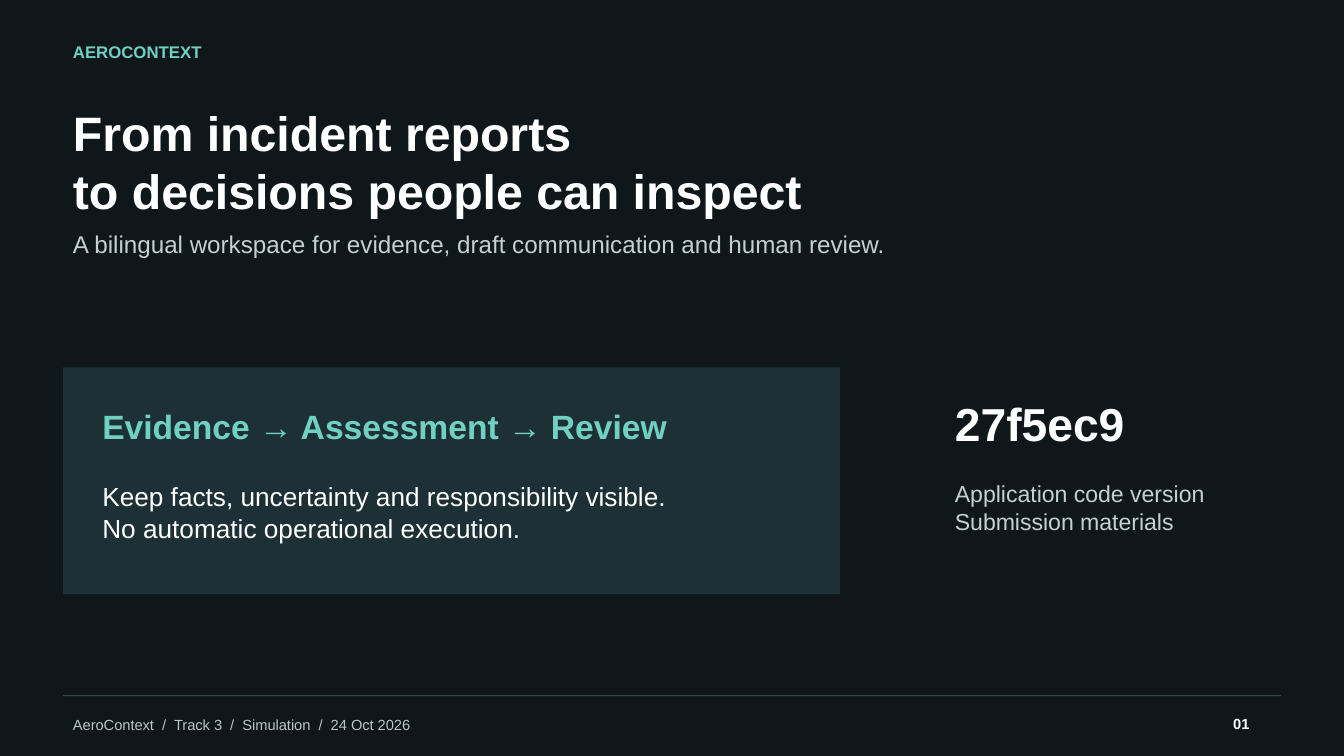
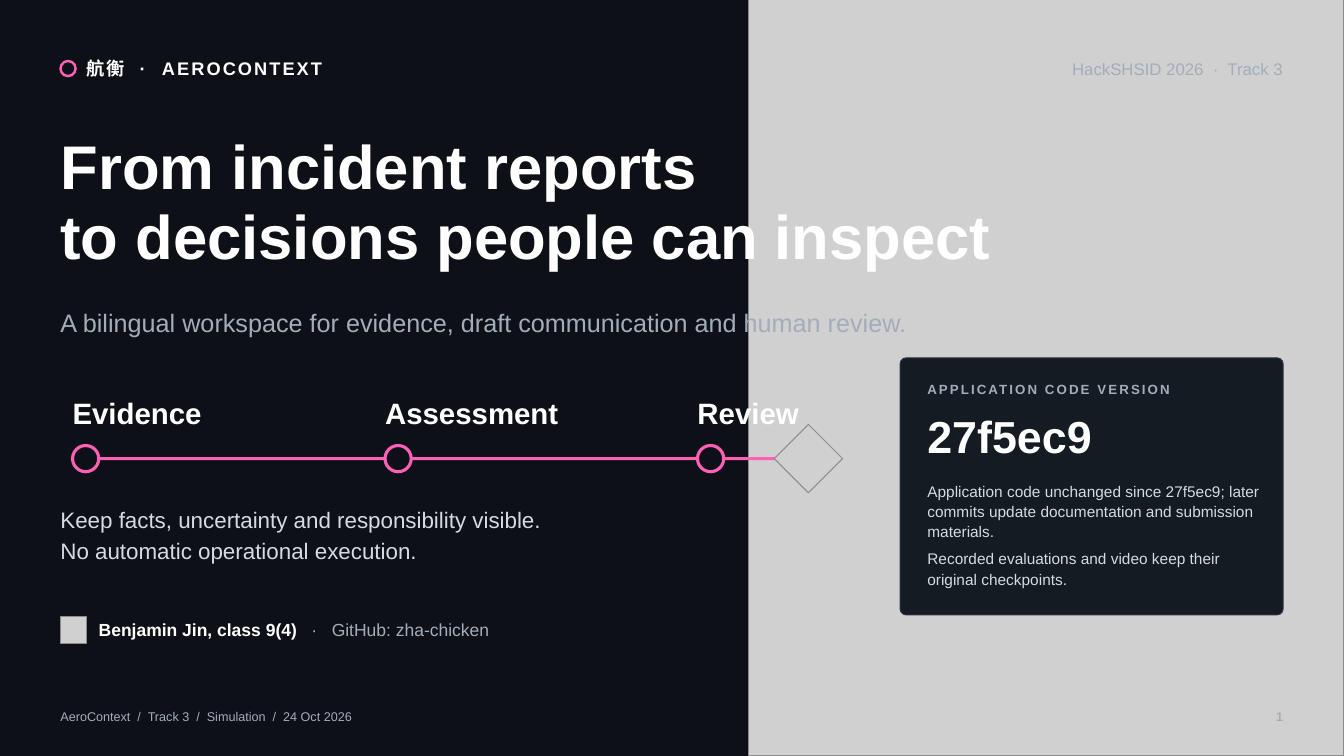
Before and after one commit to zha-chicken/runway-incident-workspace, a slide deck: slide 1 of submission/D01-client-presentation.pptx. Drawn at 1344x756 pixels with LibreOffice and Linux fonts; fonts in the diff are those of the drawing; grey boxes stand for pictures. Boxes give left, top, right and bottom in pixels: in the first picture for what was removed or moved away, otherwise in the second. Text is boxed around its words. In the diff, an @@ line names an element or a change of style, - is before the commit and + after.

```diff
--- a/submission/D01-client-presentation.pptx
+++ b/submission/D01-client-presentation.pptx
@@ background #10171B to #0D1117 @@
@@ picture added at [749, 0, 1344, 756] @@
@@ text removed at [73, 46, 202, 58] @@
-AEROCONTEXT
@@ text added at [87, 59, 322, 77], 13 pt, text #FFFFFF, bold @@
+航衡 · AEROCONTEXT
@@ text "HackSHSID 2026 · Track 3" at [1072, 63, 1282, 75]: vertical alignment top to middle @@
@@ ellipse added at [60, 60, 76, 76], outline #FF5FB5 1.75 pt @@
@@ text at [1072, 63, 1282, 75]: text changed; size 10.5 to 12 pt; text colour #B9C5C9 to #A3ADBA @@
-AeroContext / Track 3 / Simulation / 24 Oct 2026
+HackSHSID 2026 · Track 3
@@ title "From incident reports": place and size @@
-title "From incident reports" at [73, 116, 802, 219]
+title "From incident reports" at [60, 144, 990, 271]
@@ title "From incident reports" at [60, 144, 990, 271]: size 34.5 to 44 pt; line spacing 1 to 0.95 @@
@@ text "A bilingual workspace for evidence, ...": place and size @@
-text "A bilingual workspace for evidence, ..." at [73, 235, 884, 258]
+text "A bilingual workspace for evidence, ..." at [60, 312, 906, 338]
@@ text "A bilingual workspace for evidence, ..." at [60, 312, 906, 338]: size 17.2 to 18 pt, text colour #C3D0D4 to #A3ADBA; more space between paragraphs @@
@@ rounded rectangle added at [900, 358, 1284, 615], fill #151B23, outline #2A3442 0.75 pt @@
@@ rectangle removed at [63, 368, 840, 595] @@
@@ text added at [73, 402, 202, 425], 21 pt, text #FFFFFF, bold @@
+Evidence
@@ text at [385, 403, 558, 425]: text changed; size 24 to 21 pt; text colour #70D1C3 to #FFFFFF @@
-Evidence → Assessment → Review
+Assessment
@@ text added at [697, 401, 798, 430], 21 pt, text #FFFFFF, bold @@
+Review
@@ text "27f5ec9": place and size @@
-text "27f5ec9" at [955, 407, 1124, 442]
+text "27f5ec9" at [927, 420, 1091, 454]
@@ text "27f5ec9" at [927, 420, 1091, 454]: size 33 to 32 pt @@
@@ ellipse added at [73, 446, 99, 472], fill #0D1117, outline #FF5FB5 2.25 pt @@
@@ ellipse added at [385, 446, 411, 472], fill #0D1117, outline #FF5FB5 2.25 pt @@
@@ ellipse added at [698, 446, 724, 472], fill #0D1117, outline #FF5FB5 2.25 pt @@
@@ picture added at [774, 425, 843, 493] @@
@@ line added from (86, 459) to (781, 459), #FF5FB5 2.25 pt @@
@@ text "Keep facts, uncertainty and responsibility ...": place and size @@
-text "Keep facts, uncertainty and responsibility ..." at [102, 487, 666, 544]
+text "Keep facts, uncertainty and responsibility ..." at [60, 511, 540, 564]
@@ text "Keep facts, uncertainty and responsibility ..." at [60, 511, 540, 564]: size 18.8 to 16 pt, text colour #FFFFFF to #D5DBE3; line spacing 1 to 1.15 @@
@@ text at [927, 486, 1040, 500]: text changed; size 16.5 to 9.5 pt; text colour #C3D0D4 to #A3ADBA; bold on @@
-Application code version
-Submission materials
+APPLICATION CODE VERSION
@@ text added at [927, 486, 1259, 588], 11 pt, text #D5DBE3 @@
+Application code unchanged since 27f5ec9; later commits update documentation and submission materials.
+Recorded evaluations and video keep their original checkpoints.
@@ picture added at [60, 617, 87, 643] @@
@@ text added at [99, 623, 489, 640], 12.5 pt, text #FFFFFF, bold @@
+Benjamin Jin, class 9(4) · GitHub: zha-chicken
@@ text added at [60, 712, 352, 721], 9 pt, text #A3ADBA @@
+AeroContext / Track 3 / Simulation / 24 Oct 2026
@@ rectangle removed at [63, 696, 1280, 697] @@
@@ text removed at [1233, 718, 1249, 729] @@
-01
@@ page number added at [1276, 713, 1283, 721], 9 pt, text #A3ADBA, bold @@
+1
```
Also in this commit, not shown: 8 other slides changed, 21 other files.
